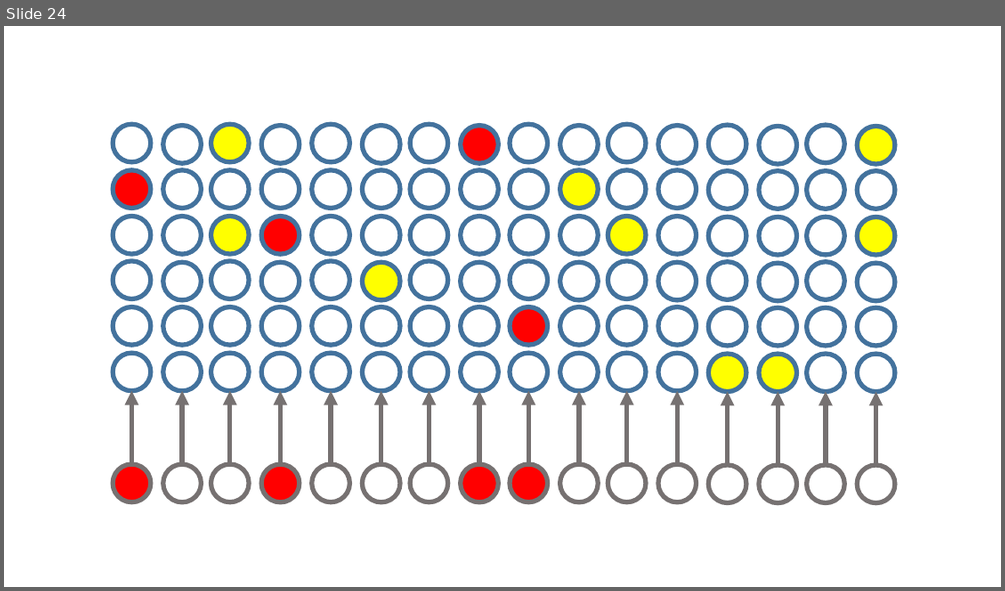
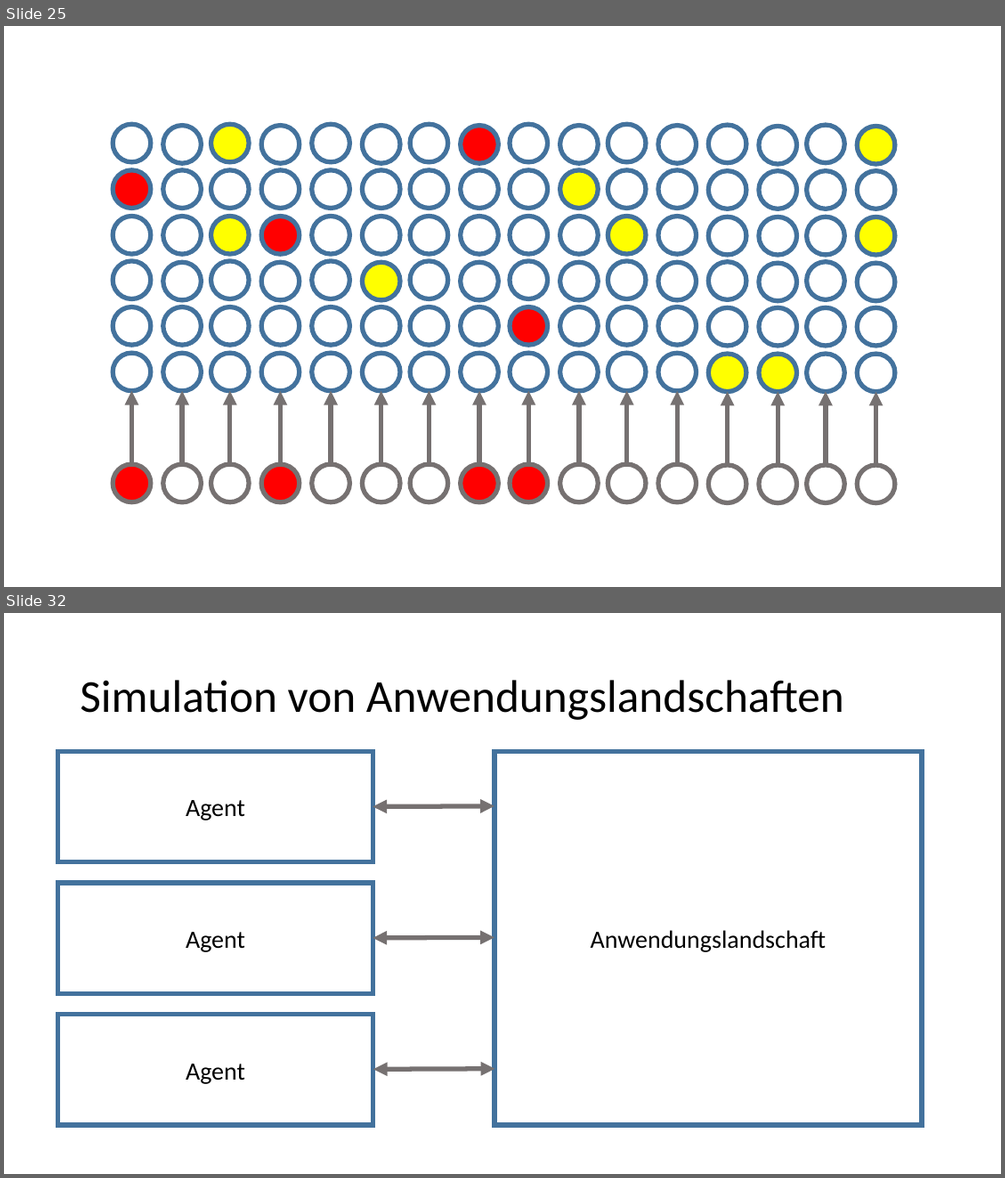
Before and after one commit to danck/hsem, a slide deck: Vortrag/hsem.pptx. Shown one above the other, each under a label of ours: slide 24 before the commit, slides 25 and 32 after it; the slides between them are not shown. The pictures are 1005x591 and 1005x1178 pixels, drawn with LibreOffice and Linux fonts; fonts in the diff are those of the drawing. Boxes give left, top, right and bottom in pixels: in the first picture for what was removed or moved away, otherwise in the second. Text is boxed around its words. In the diff, an @@ line names an element or a change of style, - is before the commit and + after.

```diff
--- a/Vortrag/hsem.pptx
+++ b/Vortrag/hsem.pptx
@@ slide 32 added at <box>4,613,1001,1174</box>, background #FFFFFF @@
@@ title added at <box>80,680,844,720</box>, 44 pt, text #000000 @@
+Simulation von Anwendungslandschaften
@@ rectangle added at <box>57,751,372,862</box>, fill #FFFFFF, outline #43739E 4.5 pt, 24 pt, text #000000 @@
+Agent
@@ rectangle added at <box>494,751,922,1126</box>, fill #FFFFFF, outline #43739E 4.5 pt, 24 pt, text #000000 @@
+Anwendungslandschaft
@@ double arrow added from (372, 807) to (494, 806), #767171 4.5 pt @@
@@ rectangle added at <box>57,883,372,994</box>, fill #FFFFFF, outline #43739E 4.5 pt, 24 pt, text #000000 @@
+Agent
@@ double arrow added from (372, 938) to (494, 938), #767171 4.5 pt @@
@@ rectangle added at <box>57,1014,372,1126</box>, fill #FFFFFF, outline #43739E 4.5 pt, 24 pt, text #000000 @@
+Agent
@@ double arrow added from (373, 1070) to (495, 1069), #767171 4.5 pt @@
@@ what was slide 24 is now slide 25 @@
```
Also in this commit, not shown: 7 slides changed, 17 other slides added, 5 slides removed.
